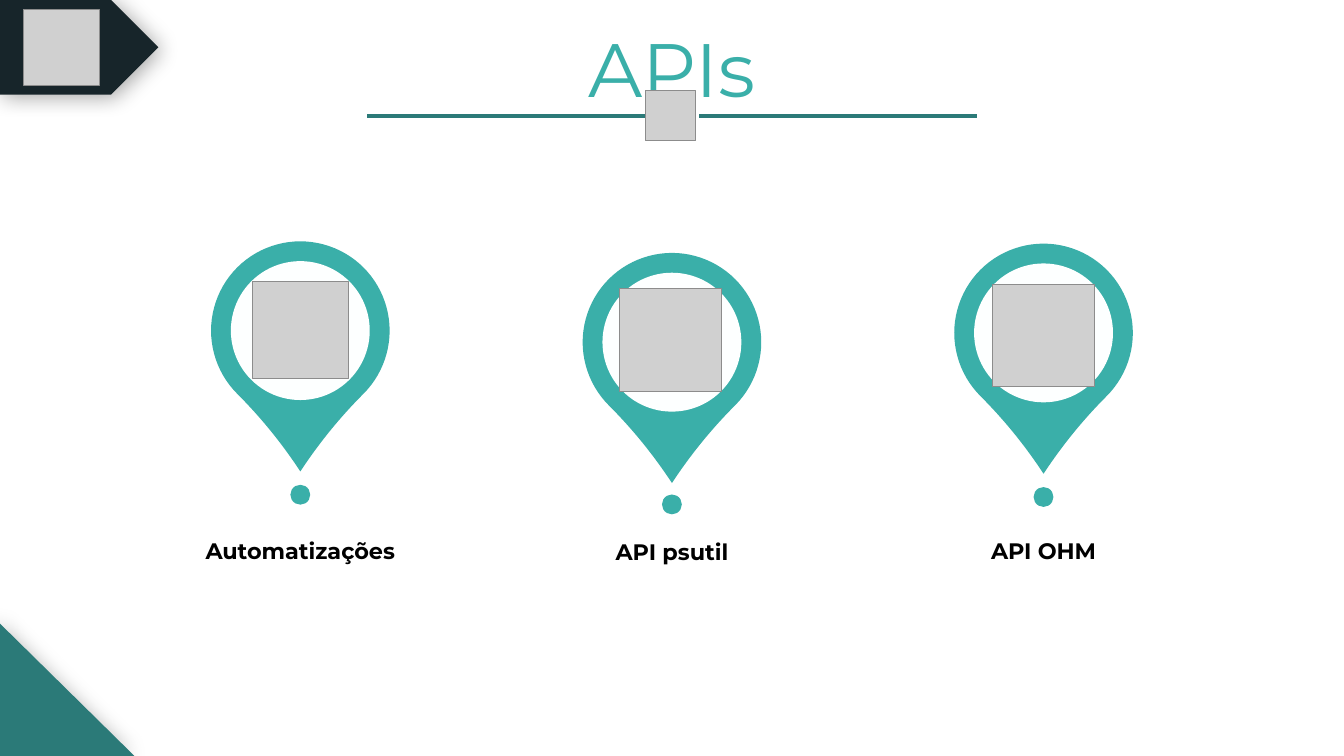
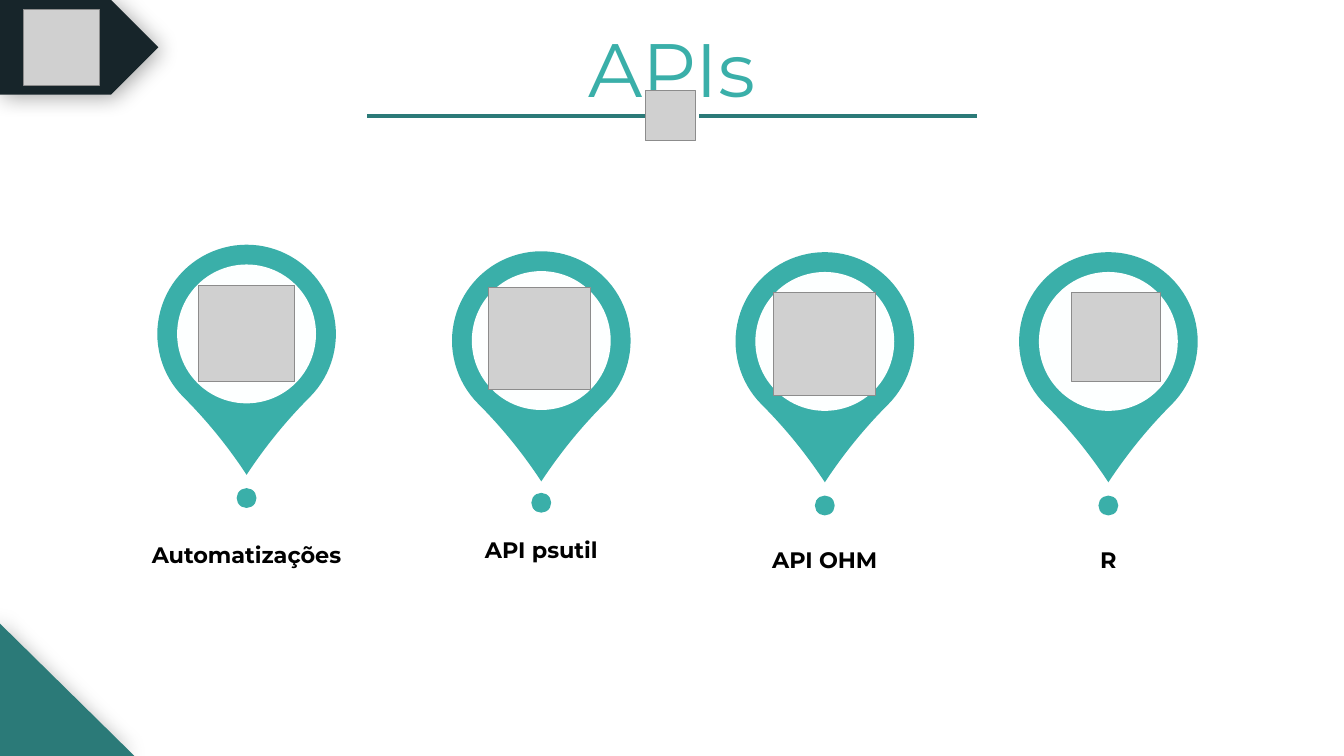
Before and after one commit to BandTec/grupo-10-ccoa-20201, a slide deck: slide 12 of MONITORAMENTO/Documentação/PPTs/Cold Stock Apresentação - Sprint 2.pptx. Drawn at 1344x756 pixels with LibreOffice and Linux fonts; fonts in the diff are those of the drawing; grey boxes stand for pictures. Boxes give left, top, right and bottom in pixels: in the first picture for what was removed or moved away, otherwise in the second. Text is boxed around its words. In the diff, an @@ line names an element or a change of style, - is before the commit and + after.

```diff
--- a/MONITORAMENTO/Documentação/PPTs/Cold Stock Apresentação - Sprint 2.pptx
+++ b/MONITORAMENTO/Documentação/PPTs/Cold Stock Apresentação - Sprint 2.pptx
@@ 2 ellipses, 1 picture, 1 text, 1 teardrop moved together from (x1=174, y1=204, x2=426, y2=565) to (x1=120, y1=208, x2=373, y2=568) @@
@@ teardrop added at (x1=982, y1=215, x2=1235, y2=467), fill #3AAFA9 @@
@@ 2 ellipses, 1 picture, 1 teardrop moved together from (x1=918, y1=207, x2=1170, y2=507) to (x1=699, y1=215, x2=951, y2=516) @@
@@ ellipse added at (x1=1040, y1=272, x2=1179, y2=411), fill #FDFFFF @@
@@ picture added at (x1=1072, y1=293, x2=1160, y2=382) @@
@@ 2 ellipses, 1 picture, 1 text, 1 teardrop moved together from (x1=546, y1=216, x2=798, y2=565) to (x1=415, y1=214, x2=667, y2=563) @@
@@ ellipse added at (x1=1099, y1=496, x2=1119, y2=516), fill #3AAFA9 @@
@@ text "API OHM" moved from (x1=991, y1=543, x2=1096, y2=560) to (x1=772, y1=552, x2=877, y2=569) @@
@@ text added at (x1=1100, y1=552, x2=1116, y2=568), 16 pt, text #000000, bold @@
+R
```
Also in this commit, not shown: 3 other slides changed.
